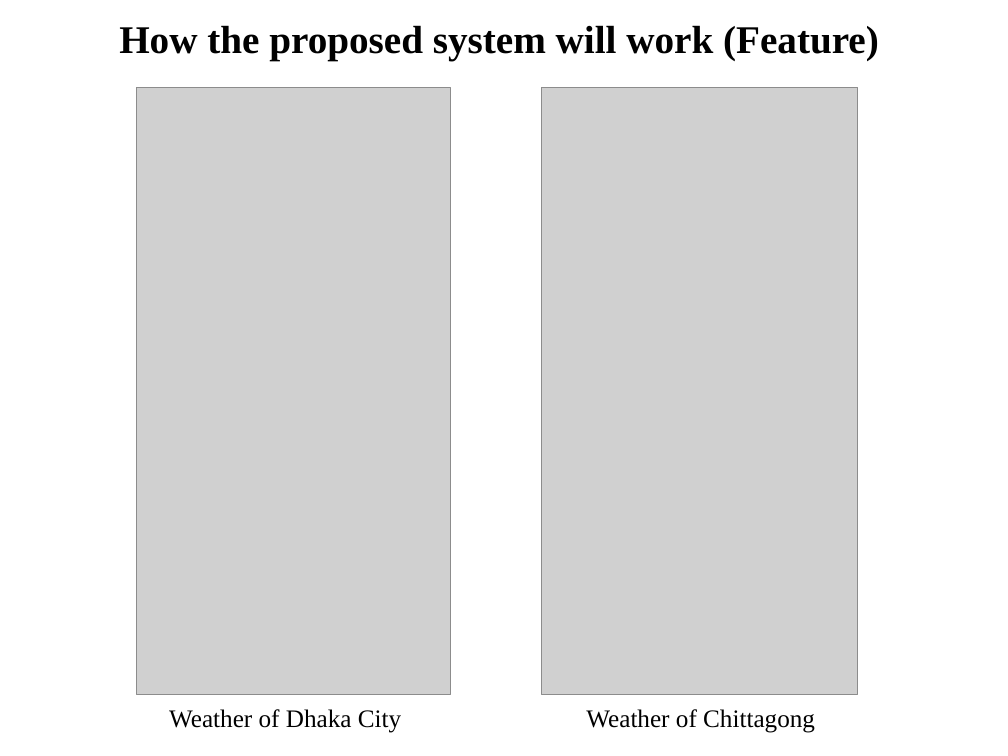
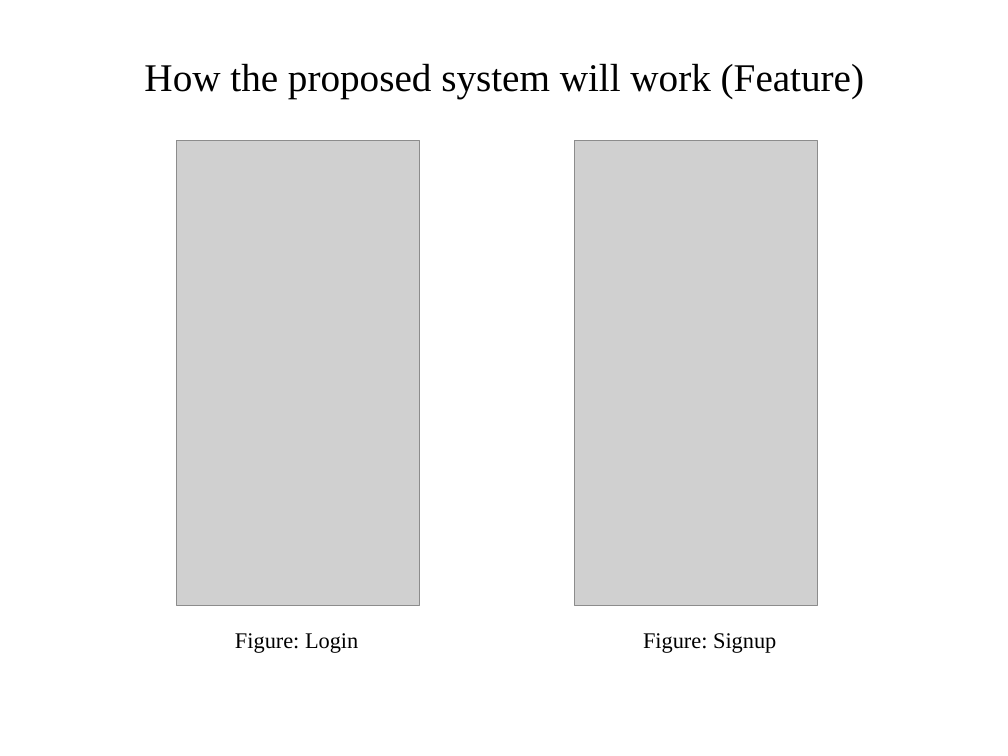
Before and after one commit to RedwanSharafatKabir/DonateUs, a slide deck: slide 9 of Donate Us Files/food waste management.pptx (slide 8 before the commit). Drawn at 1008x756 pixels with LibreOffice and Linux fonts; fonts in the diff are those of the drawing; grey boxes stand for pictures. Boxes give left, top, right and bottom in pixels: in the first picture for what was removed or moved away, otherwise in the second. Text is boxed around its words. In the diff, an @@ line names an element or a change of style, - is before the commit and + after.

```diff
--- a/Donate Us Files/food waste management.pptx
+++ b/Donate Us Files/food waste management.pptx
@@ title "How the proposed system will ...": place and size @@
-title "How the proposed system will ..." at [119,25,879,61]
+title "How the proposed system will ..." at [144,63,864,98]
@@ title "How the proposed system will ..." at [144,63,864,98]: bold off @@
@@ picture: place and size @@
-picture at [137,87,451,694]
+picture at [176,140,419,605]
@@ picture: place and size @@
-picture at [541,87,858,694]
+picture at [575,140,817,605]
@@ text added at [235,633,358,653], 16 pt, text #000000 @@
+Figure: Login
@@ text added at [643,633,776,653], 16 pt, text #000000 @@
+Figure: Signup
@@ text removed at [169,709,401,733] @@
-Weather of Dhaka City
@@ text removed at [586,709,815,733] @@
-Weather of Chittagong
```
Also in this commit, not shown: 4 other slides changed, 7 slides added, 6 slides removed, 9 other files.
